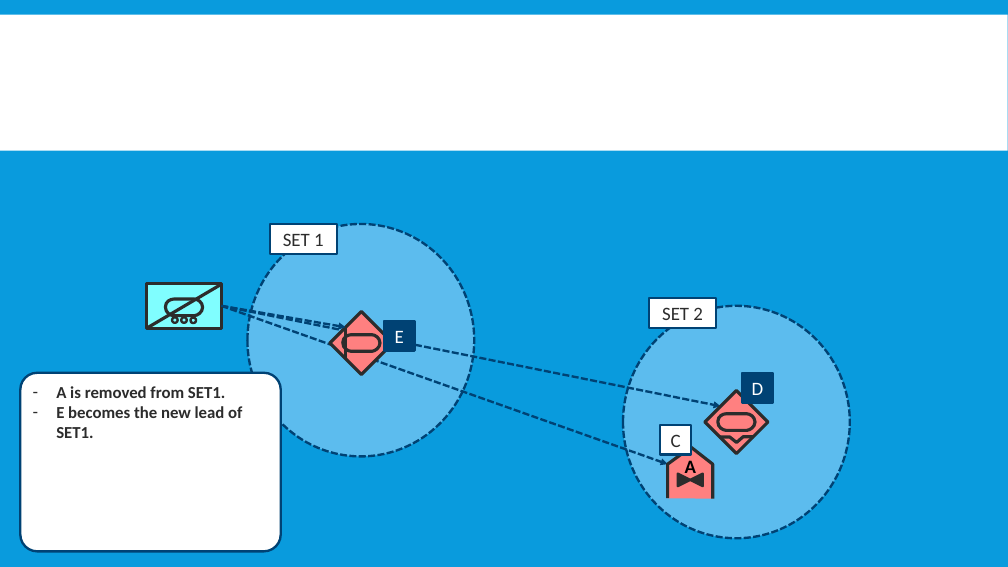
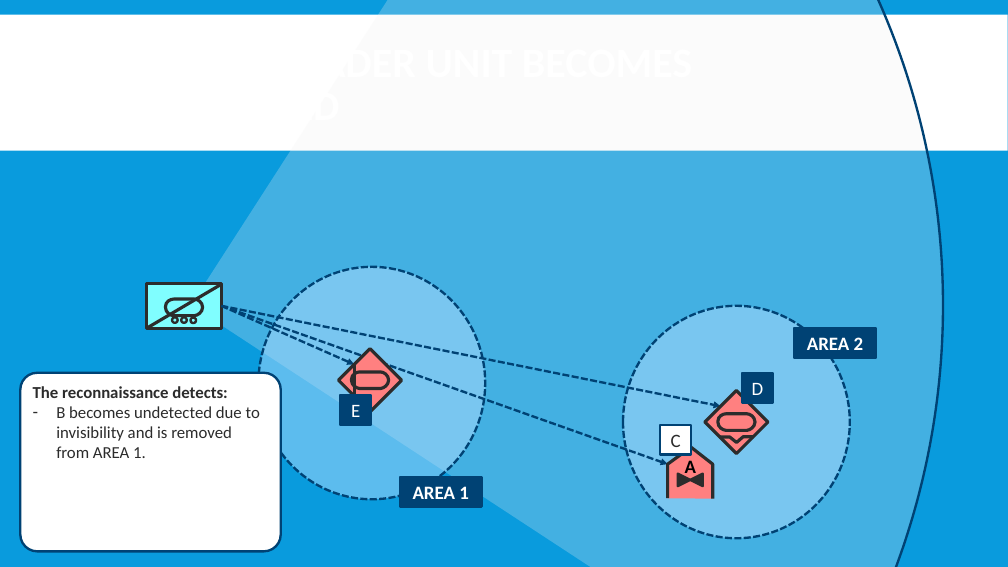
Before and after one commit to FlightControl-Master/MOOSE, a slide deck: slide 11 of Moose Training/Presentations/DCS World - MOOSE - Detection - Part 1 - Explanation.pptx (slide 17 before the commit). Drawn at 1008x567 pixels with LibreOffice and Linux fonts; fonts in the diff are those of the drawing; background and template pictures are left out. Boxes give left, top, right and bottom in pixels: in the first picture for what was removed or moved away, otherwise in the second. Text is boxed around its words. In the diff, an @@ line names an element or a change of style, - is before the commit and + after.

```diff
--- a/Moose Training/Presentations/DCS World - MOOSE - Detection - Part 1 - Explanation.pptx
+++ b/Moose Training/Presentations/DCS World - MOOSE - Detection - Part 1 - Explanation.pptx
@@ arc (boxed as its full ellipse) added at box(0, 0, 944, 567), fill #F2F2F2 at 25% opacity, outline #004274 2.25 pt @@
@@ rectangle removed at box(270, 224, 337, 253) @@
-SET 1
@@ ellipse: place and size @@
-ellipse at box(247, 224, 474, 456)
+ellipse at box(259, 267, 485, 499)
@@ rectangle removed at box(650, 299, 717, 328) @@
-SET 2
@@ arrow moved from (222, 306) - (346, 327) to (222, 306) - (355, 364) @@
@@ rectangle added at box(795, 328, 876, 358), fill #004274, outline #004274 2.25 pt, 18 pt, text #FFFFFF, bold @@
+AREA 2
@@ text in rounded rectangle at box(33, 386, 260, 458): text changed; bold off @@
-– A is removed from SET1.
-– E becomes the new lead of SET1.
+The reconnaissance detects:
+– B becomes undetected due to invisibility and is removed from AREA 1.
@@ 1 rectangle, 1 line, 1 freeform shape: place and size @@
-1 rectangle, 1 line, 1 freeform shape at box(330, 311, 393, 374)
+1 rectangle, 1 line, 1 freeform shape at box(339, 348, 402, 412)
@@ rectangle "E": place and size @@
-rectangle "E" at box(384, 321, 415, 350)
+rectangle "E" at box(340, 395, 371, 425)
@@ rectangle added at box(400, 477, 482, 507), fill #004274, outline #004274 2.25 pt, 18 pt, text #FFFFFF, bold @@
+AREA 1
```
Also in this commit, not shown: 16 other slides changed, 3 slides added, 8 slides removed, 1 other file.
